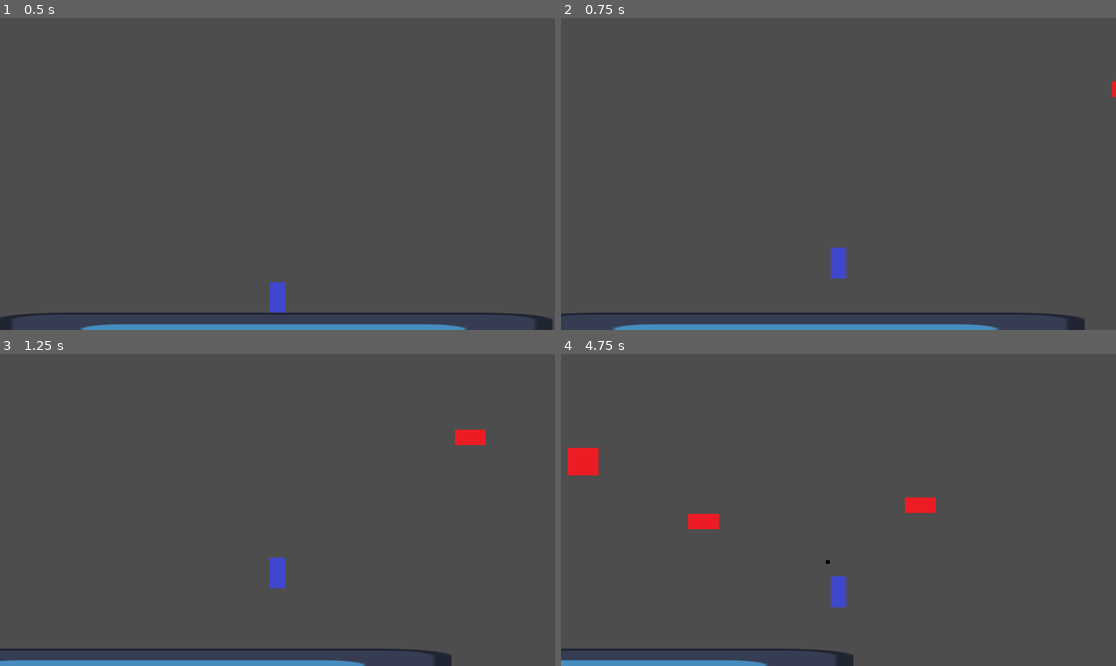
Above: before the commit, frames 1-4 (two rows, left to right).
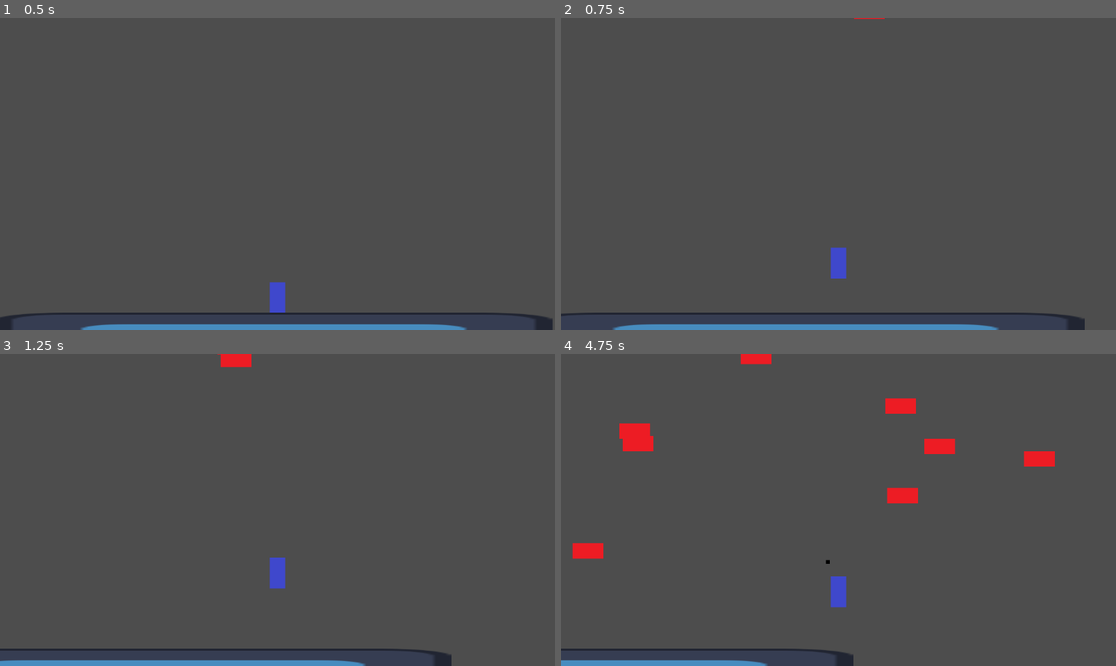
Above: after the commit, the same moments.

Repository: notMSB/bunk
Game: Godot game, scene res://scenes/game.tscn
Same seed, same stepped clock (60 frames per second), same inputs: the game is played once before the commit and once after it. The engine's default icon, where the game draws it, is replaced by a stand-in: a white triangle on a blue panel in a dark square.
Inputs (mouse positions are in pixels of both pictures, inside the frame that each line leads up to):
- Up to frame 1 (0.5 s): no input
- Up to frame 2 (0.75 s): tap Enter (ui_accept) at 0.5 s; move the mouse to (960, 158) at 0.52 s; hold Right (ui_right) from 0.53 s (still down); hold Enter (ui_accept) from 0.53 s (still down)
- Up to frame 3 (1.25 s): keep holding Right (ui_right); keep holding Enter (ui_accept)
- Up to frame 4 (4.75 s): move the mouse to (727, 525) at 1.27 s; release Enter (ui_accept) at 1.28 s; click (727, 525) at 1.35 s; tap Enter (ui_accept) at 1.52, 1.55, 1.82, 3.02, 3.05, 3.32, 4.52, 4.55 s; move the mouse to (894, 441) at 2.02 s; release Right (ui_right) at 2.03 s; hold Left (ui_left) 2.03-2.78 s; hold Enter (ui_accept) 2.03-2.78 s; move the mouse to (810, 572) at 2.77 s; hold Right (ui_right) 2.78-4.28 s; click (810, 572) at 2.85 s; move the mouse to (1005, 556) at 3.52 s; hold Enter (ui_accept) 3.53-4.28 s; move the mouse to (672, 463) at 4.27 s; hold Left (ui_left) from 4.28 s (still down); click (672, 463) at 4.35 s

Frame 1 is identical in both runs. In frame 2, less than 0.1% of the frame differs, in the area x 52-100%, y 0-26%; in frame 3, 0.5%; in frame 4, 3.1%, in the area x 1-89%, y 0-66%.

Commit message:
platform and spawner updates

Diff:
--- a/project.godot
+++ b/project.godot
@@ -14,6 +14,10 @@
 run/main_scene="res://scenes/game.tscn"
 config/features=PackedStringArray("4.1", "Forward Plus")
 config/icon="res://icon.svg"
+
+[filesystem]
+
+import/blender/enabled=false
 
 [input]
 
--- a/scenes/player.tscn
+++ b/scenes/player.tscn
@@ -21,5 +21,5 @@
 [node name="Camera2D" type="Camera2D" parent="."]
 offset = Vector2(0, -250)
 drag_vertical_enabled = true
-drag_top_margin = 0.51
+drag_top_margin = 1.0
 drag_bottom_margin = 1.0
--- a/scripts/enemy.gd
+++ b/scripts/enemy.gd
@@ -1,16 +1,35 @@
 extends CharacterBody2D
+
+const DEFAULT_VELOCITY = 50
 
 var camera
 
 var isPlatform = false
 
+var killTimerSet = false
+var killTimer = 1
+
+const BOOST_MOD = .5
+const BOOST_DEFAULT = .2
+var boostTimerSet = false
+var boostTimer = BOOST_DEFAULT
+
 func _ready():
-	velocity.y = 50
+	velocity.y = DEFAULT_VELOCITY
 
-func _physics_process(_delta):
+func _physics_process(delta):
 	move_and_slide()
-	if camera and position.y > (camera.get_screen_center_position().y + 400):
-		queue_free()
+	if camera and position.y > (camera.get_screen_center_position().y + 320):
+		if isPlatform and velocity.y <= DEFAULT_VELOCITY: velocity.y = 0
+		killTimerSet = true
+		#queue_free()
+	if killTimerSet: killTimer -= delta
+	if killTimer <= 0: queue_free()
+	if boostTimerSet: boostTimer -= delta
+	if boostTimer <= 0:
+		boostTimerSet = false
+		boostTimer = BOOST_DEFAULT
+		velocity.y = DEFAULT_VELOCITY
 
 func set_camera(cam):
 	camera = cam
@@ -25,6 +44,10 @@
 	set_collision_layer_value(2, 0)
 	set_collision_mask_value(1, 0)
 
+func boost(value):
+	boostTimerSet = true
+	velocity.y -= BOOST_MOD * value
+
 func _on_contact_damage_body_entered(body):
 	if $ContactDamage.visible and body.collision_layer == 1: #damage player
 		get_tree().reload_current_scene()
--- a/scripts/player.gd
+++ b/scripts/player.gd
@@ -4,13 +4,18 @@
 
 const SPEED = 300.0
 const JUMP_VELOCITY = -500.0
+
+const PLATFORM_LAYER = 16
+
+const BOTTOM_MOD = 50
+
 const BOOSTLIMIT = -200
 var jumpBoost = 0
 
-const BOTTOM_MOD = 50
-
 const SHOT_COOLDOWN = .1
 var cooldown = SHOT_COOLDOWN
+
+var currentPlatform = null
 
 # Get the gravity from the project settings to be synced with RigidBody nodes.
 var gravity = ProjectSettings.get_setting("physics/2d/default_gravity")
@@ -38,8 +43,21 @@
 		shot.fire(get_global_mouse_position(), global_position)
 		cooldown = SHOT_COOLDOWN
 
+	#Set a platform which descends when jumping off
+	if !is_on_floor(): currentPlatform = null
+	else:
+		for i in get_slide_collision_count():
+		#print(get_slide_collision(i).get_collider().name)
+			var col = get_slide_collision(i).get_collider()
+			if col == null: currentPlatform = null
+			elif col.collision_layer == PLATFORM_LAYER:
+				currentPlatform = col.get_parent()
+
+
 	move_and_slide()
 
 func jump():
 	velocity.y = JUMP_VELOCITY + max(jumpBoost, BOOSTLIMIT)
 	jumpBoost = 0
+	if currentPlatform: currentPlatform.boost(JUMP_VELOCITY + max(jumpBoost, BOOSTLIMIT))
+	currentPlatform = null
--- a/scripts/spawner.gd
+++ b/scripts/spawner.gd
@@ -8,7 +8,7 @@
 const LEFT_LIMIT = 600
 const RIGHT_LIMIT = 600
 
-const TIMER_START = .75
+const TIMER_START = .5
 var timer = TIMER_START
 
 # Called every frame. 'delta' is the elapsed time since the previous frame.
@@ -19,15 +19,18 @@
 		timer = TIMER_START
 
 func spawn():
+	var xPos = CAMERA.get_screen_center_position().x + LEFT_LIMIT - randi() % (LEFT_LIMIT + RIGHT_LIMIT)
 	var yPos = CAMERA.get_screen_center_position().y + TOP_LIMIT - randi() % (TOP_LIMIT + BOTTOM_LIMIT)
 
 	var newEnemy = Enemy.instantiate()
 	add_child(newEnemy)
 	newEnemy.set_camera(CAMERA)
-	var rando = randi() % 2
+	var rando = randi() % 3
 	if rando == 0:
 		newEnemy.global_position = Vector2(CAMERA.get_screen_center_position().x - LEFT_LIMIT, yPos)
 		newEnemy.velocity.x = 100
-	else:
+	elif rando == 1:
 		newEnemy.global_position = Vector2(CAMERA.get_screen_center_position().x + RIGHT_LIMIT, yPos)
 		newEnemy.velocity.x = -100
+	else:
+		newEnemy.global_position = Vector2(xPos, CAMERA.get_screen_center_position().y - 350)
Not shown, added: export_presets.cfg
